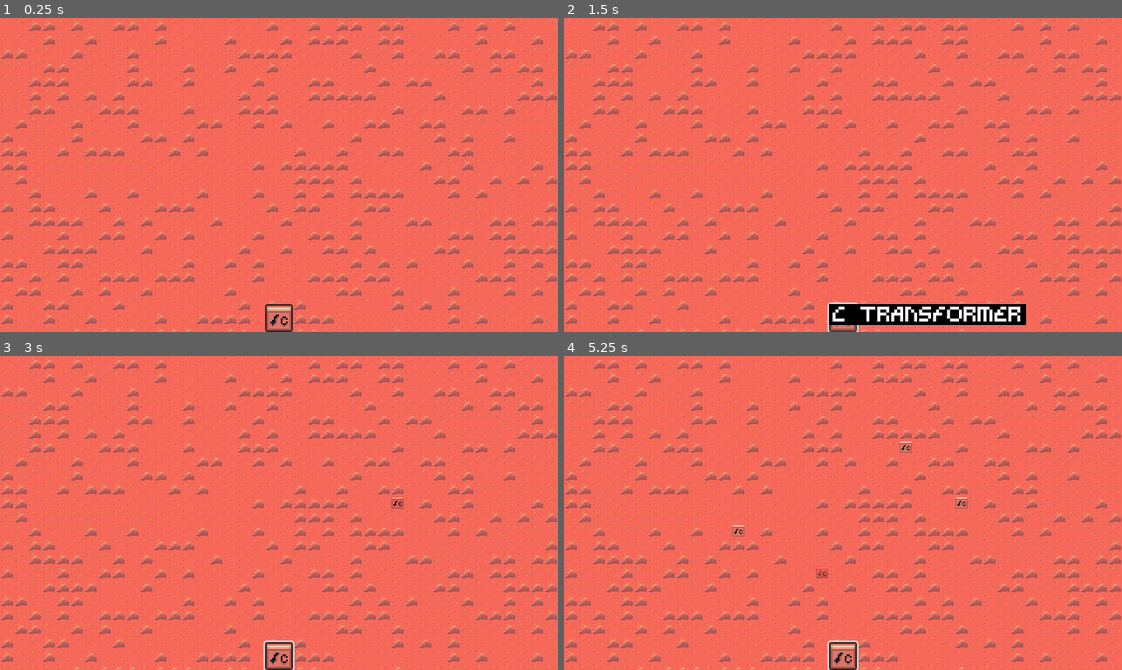
Above: before the commit, frames 1-4 (two rows, left to right).
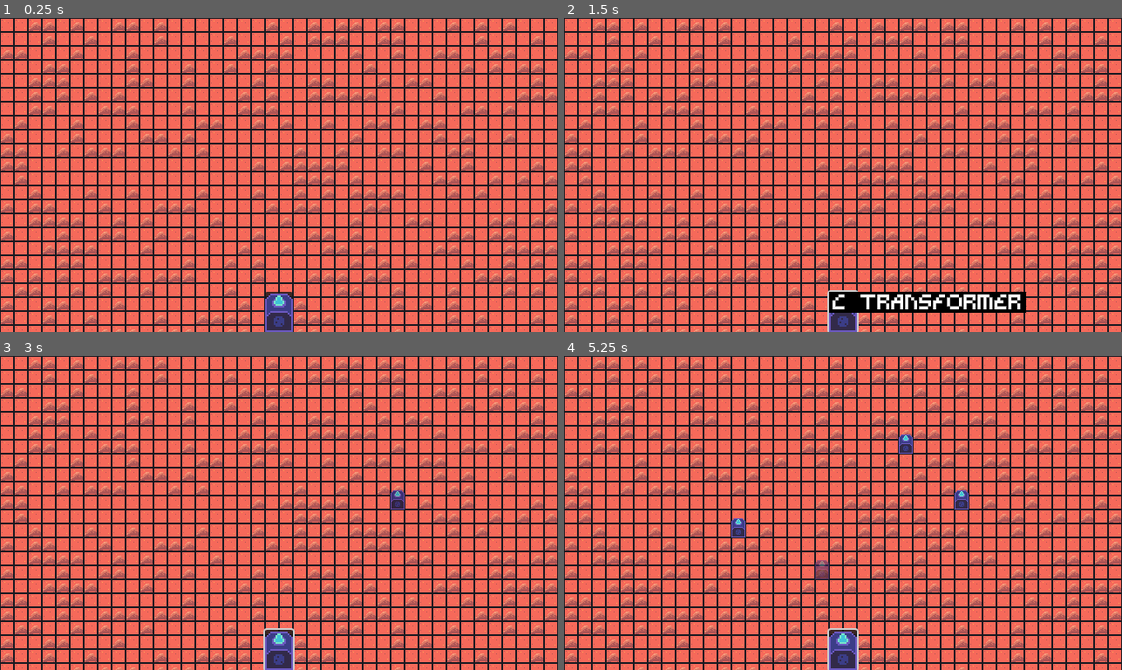
Above: after the commit, the same moments.

Repository: themoonforge/nebula-fm
Game: Godot game, scene res://scenes/game.tscn
Two runs of this game, one before a commit and one after it. Both use one fixed random seed, a clock stepped at 60 frames per second and the inputs below. This scene is started directly instead of the project's main scene. The engine's default icon, where the game draws it, is replaced by a stand-in: a white triangle on a blue panel in a dark square.
Inputs (mouse positions are in pixels of both pictures, inside the frame that each line leads up to):
- Up to frame 1 (0.25 s): no input
- Up to frame 2 (1.5 s): click "C Transformer" at 0.5 s; click "C Transformer" at 1.25 s
- Up to frame 3 (3 s): click "C Transformer" at 2 s; tap Enter at 2.75 s; move the mouse to (401, 497) at 2.77 s; click (401, 497) at 2.85 s
- Up to frame 4 (5.25 s): tap Space at 3.5, 5 s; move the mouse to (731, 528) at 3.52 s; click (731, 528) at 3.6 s; tap Enter at 4.25 s; move the mouse to (898, 443) at 4.27 s; click (898, 443) at 4.35 s; move the mouse to (815, 575) at 5.02 s; click (815, 575) at 5.1 s

The runs differ from the first frame. In frame 1, 24% of the frame differs, in the area x 0-100%, y 0-100%; in frame 2, 26%; in frame 3, 24%; in frame 4, 24%.

Commit message:
added offset for transformers

Diff:
--- a/scenes/map/map.tscn
+++ b/scenes/map/map.tscn
@@ -16,6 +16,6 @@
 y_sort_enabled = true
 tile_set = ExtResource("2_a2pkv")
 
-[node name="Obstacles" type="Node2D" parent="."]
+[node name="Objects" type="Node2D" parent="."]
 unique_name_in_owner = true
 y_sort_enabled = true
--- a/scenes/transformer/c_transformer/c_transformer.tres
+++ b/scenes/transformer/c_transformer/c_transformer.tres
@@ -1,16 +1,17 @@
 [gd_resource type="Resource" script_class="TransformerResource" load_steps=5 format=3 uid="uid://y353udod5p7m"]
 
-[ext_resource type="Texture2D" uid="uid://du4m5p2do8i0h" path="res://sprites/tileset.png" id="1_oogj5"]
 [ext_resource type="Script" uid="uid://chge2eobxnfrk" path="res://scenes/transformer/transformer_resource.gd" id="1_rx042"]
+[ext_resource type="Texture2D" uid="uid://d3re4coggfux2" path="res://sprites/transformer_animation.png" id="1_tqfis"]
 [ext_resource type="PackedScene" uid="uid://b3ygy04ylg1i5" path="res://scenes/transformer/c_transformer/c_transformer.tscn" id="2_tqfis"]
 
 [sub_resource type="AtlasTexture" id="AtlasTexture_tqfis"]
-atlas = ExtResource("1_oogj5")
-region = Rect2(128, 0, 16, 16)
+atlas = ExtResource("1_tqfis")
+region = Rect2(0, 16, 16, 23)
 
 [resource]
 script = ExtResource("1_rx042")
 name = "C Transformer"
 icon = SubResource("AtlasTexture_tqfis")
+offset = Vector2i(0, -7)
 scene = ExtResource("2_tqfis")
 metadata/_custom_type_script = "uid://chge2eobxnfrk"
--- a/scenes/transformer/c_transformer/c_transformer.tscn
+++ b/scenes/transformer/c_transformer/c_transformer.tscn
@@ -1,7 +1,11 @@
-[gd_scene load_steps=4 format=3 uid="uid://b3ygy04ylg1i5"]
+[gd_scene load_steps=5 format=3 uid="uid://b3ygy04ylg1i5"]
 
-[ext_resource type="Texture2D" uid="uid://du4m5p2do8i0h" path="res://sprites/tileset.png" id="1_70f4l"]
 [ext_resource type="Script" uid="uid://c7y3mgb742tuf" path="res://scripts/transformer/c_transformer/c_transformer.gd" id="1_qc5ji"]
+[ext_resource type="Texture2D" uid="uid://d3re4coggfux2" path="res://sprites/transformer_animation.png" id="2_qc5ji"]
+
+[sub_resource type="AtlasTexture" id="AtlasTexture_1vr5w"]
+atlas = ExtResource("2_qc5ji")
+region = Rect2(0, 16, 16, 23)
 
 [sub_resource type="RectangleShape2D" id="RectangleShape2D_qc5ji"]
 size = Vector2(16, 16)
@@ -10,9 +14,10 @@
 script = ExtResource("1_qc5ji")
 
 [node name="Sprite2D" type="Sprite2D" parent="."]
-texture = ExtResource("1_70f4l")
+unique_name_in_owner = true
+texture = SubResource("AtlasTexture_1vr5w")
 centered = false
-region_enabled = true
+offset = Vector2(0, -7)
 region_rect = Rect2(128, 0, 16, 16)
 
 [node name="StaticBody2D" type="StaticBody2D" parent="."]
--- a/scenes/transformer/transformer_resource.gd
+++ b/scenes/transformer/transformer_resource.gd
@@ -2,4 +2,5 @@
 
 @export var name: String
 @export var icon: Texture2D
+@export var offset: Vector2i
 @export var scene: PackedScene
--- a/scripts/map/map.gd
+++ b/scripts/map/map.gd
@@ -2,19 +2,15 @@
 
 @onready var ground_layer: TileMapLayer = %GroundLayer
 @onready var obstacles_layer: TileMapLayer = %ObstaclesLayer
-@onready var obstacles: Node2D = %Obstacles
+@onready var placed_objects: Node2D = %Objects
 
 func _ready() -> void:
-	print("HALLO?????")
-
 	generate()
-
-	print("goodbye")
 
 	MapManager.place_obstacle.connect(_on_place_obstacle)
 
 func _on_place_obstacle(obstacle: Node2D) -> void:
-	obstacles.add_child(obstacle)
+	placed_objects.add_child(obstacle)
 
 func generate() -> void:
 	_fill_layer(ground_layer, Tiles.GROUND_0)
@@ -24,7 +20,7 @@
 	for y in get_viewport_rect().size.y / 16:
 		for x in get_viewport_rect().size.x / 16:
 			var cell: Vector2i = Vector2i(x, y)
-			_set_cell(tile_map_layer,cell, tile_id)
+			_set_cell(tile_map_layer, cell, tile_id)
 
 func _place_scattered(tile_map_layer: TileMapLayer, tile_id: Vector2i) -> void:
 	for y in get_viewport_rect().size.y / 16:
@@ -33,7 +29,7 @@
 			if rng <= 0.7:
 				continue
 			var cell: Vector2i = Vector2i(x, y)
-			_set_cell(tile_map_layer, Vector2i(x, y), tile_id)
+			_set_cell(tile_map_layer, cell, tile_id)
 
 func _set_cell(layer: TileMapLayer, cell: Vector2i, tile_id: Vector2i) -> bool:
 	if !GridManager.is_cell_free(cell):
--- a/scripts/map_manager/map_manager.gd
+++ b/scripts/map_manager/map_manager.gd
@@ -2,7 +2,7 @@
 
 signal place_obstacle(obstacle: Node2D)
 
-const TILE_SIZE: Vector2 = Vector2(16, 16)
+const TILE_SIZE: Vector2i = Vector2i(16, 16)
 const COLOR_FREE: Color = Color(0.0, 0.894, 0.894, 0.541)
 const COLOR_OCCUPIED: Color = Color(1.0, 0.68, 0.744, 0.541)
 
@@ -24,12 +24,13 @@
 	if !transformer_ghost_instance:
 		return
 
-	transformer_ghost_instance.global_position = get_viewport().get_mouse_position() - TILE_SIZE/2
-	transformer_ghost_instance.global_position = transformer_ghost_instance.global_position.snapped(TILE_SIZE)
+	var mouse_pos = get_viewport().get_mouse_position()
+	transformer_ghost_instance.global_position = mouse_pos
 	transformer_ghost_instance.sprite.modulate = COLOR_FREE
 
-	var hovered_position: Vector2 = transformer_ghost_instance.global_position
-	var hovered_cell: Vector2i = Vector2i(hovered_position.x / 16, hovered_position.y / 16)
+	var hovered_cell: Vector2i = Vector2i(mouse_pos.x / 16, mouse_pos.y / 16)
+
+	print("hovered cell: ", hovered_cell)
 
 	if Input.is_action_just_pressed(&"ui_right_click"):
 		remove_transformer(hovered_cell)
@@ -37,13 +38,20 @@
 	if !transformer_ghost_active:
 		return
 
+	var offset: Vector2 = Vector2(transformer_ghost_instance.offset.x, transformer_ghost_instance.offset.y)
+	transformer_ghost_instance.global_position = (mouse_pos - Vector2(TILE_SIZE.x/2, TILE_SIZE.y/2)).snapped(TILE_SIZE)
+	transformer_ghost_instance.global_position = transformer_ghost_instance.global_position + offset/2
+
+
 	if !GridManager.is_cell_free(hovered_cell):
 		transformer_ghost_instance.sprite.modulate = COLOR_OCCUPIED
 		return
 
 	if Input.is_action_just_pressed(&"ui_click"):
-		var clicked_position: Vector2 = transformer_ghost_instance.global_position
-		var clicked_cell: Vector2i = Vector2i(clicked_position.x / 16, clicked_position.y / 16)
+		var clicked_position: Vector2 = mouse_pos
+		var clicked_cell: Vector2i = Vector2i(mouse_pos.x / 16, mouse_pos.y / 16)
+
+		print("clicked cell: ", clicked_cell)
 
 		if GridManager.is_cell_free(clicked_cell):
 			GridManager.set_cell(clicked_cell)
@@ -67,7 +75,7 @@
 		return
 
 	var transformer_instance: Transformer = transformer_ghost_instance.transformer_scene.instantiate()
-	transformer_instance.global_position = Vector2(cell.x, cell.y) * TILE_SIZE
+	transformer_instance.global_position = Vector2(cell.x, cell.y) * Vector2(TILE_SIZE.x, TILE_SIZE.y)
 	place_obstacle.emit(transformer_instance)
 	placed_transformers[cell] = transformer_instance
 
@@ -83,7 +91,7 @@
 		return
 
 	transformer_ghost_active = true
-
+	transformer_ghost_instance.offset = transformer_resource.offset
 	transformer_ghost_instance.transformer_scene = transformer_resource.scene
 	transformer_ghost_instance.sprite.texture = transformer_resource.icon
 	transformer_ghost_instance.sprite.modulate = COLOR_FREE
--- a/scripts/transformer/transformer.gd
+++ b/scripts/transformer/transformer.gd
@@ -1 +1,3 @@
 class_name Transformer extends Node2D
+
+@onready var sprite = %Sprite2D
--- a/scripts/transformer/transformer_ghost.gd
+++ b/scripts/transformer/transformer_ghost.gd
@@ -2,6 +2,8 @@
 
 @onready var sprite: Sprite2D = %Sprite2D
 var transformer_scene: PackedScene
+var transformer_resource: TransformerResource
+var offset: Vector2i
 
 func _ready() -> void:
 	print("sprite ready")
Binary file changed: sprites/tileset.png
Binary file added: sprites/transformer_animation.png
Not shown, added: sprites/transformer_animation.png.import
Not shown, changed: .DS_Store
